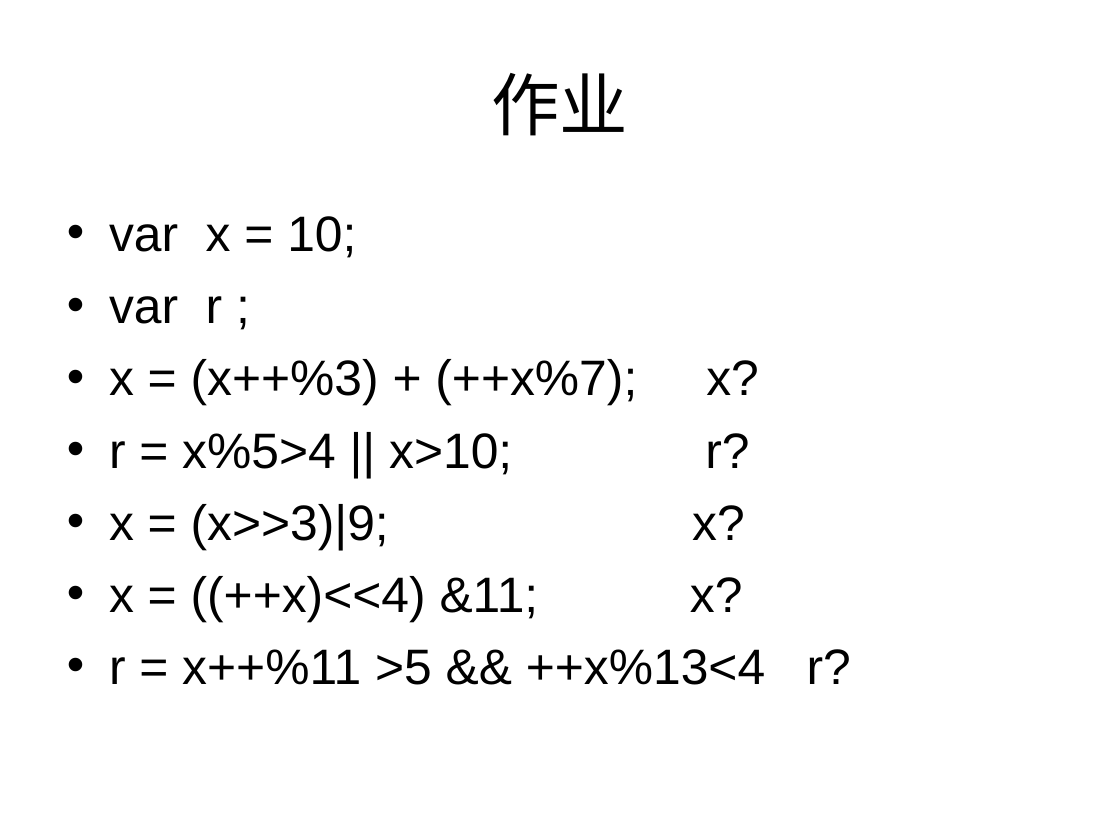
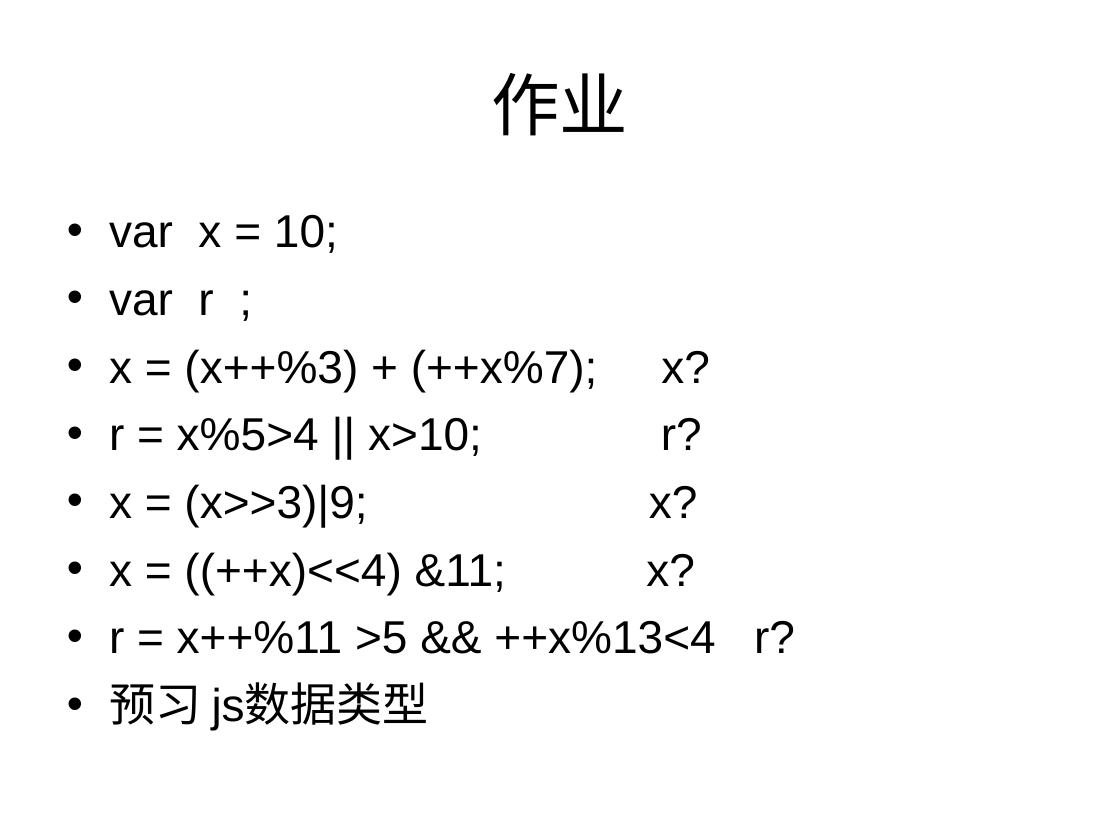
Before and after one commit to cd-vr1class/homework, a slide deck: slide 14 of 2016-7-7/7-7js运算符.ppt. Drawn at 1120x840 pixels with LibreOffice and Linux fonts; fonts in the diff are those of the drawing. Boxes give left, top, right and bottom in pixels: in the first picture for what was removed or moved away, otherwise in the second. Text is boxed around its words. In the diff, an @@ line names an element or a change of style, - is before the commit and + after.

Commit message:
7-7 change

```diff
--- a/2016-7-7/7-7js运算符.ppt
+++ b/2016-7-7/7-7js运算符.ppt
@@ text at (x1=109, y1=215, x2=795, y2=654): size 32 to 29.6 pt @@
@@ text at (x1=109, y1=684, x2=429, y2=730): paragraph added @@
+• 预习 js数据类型
```
